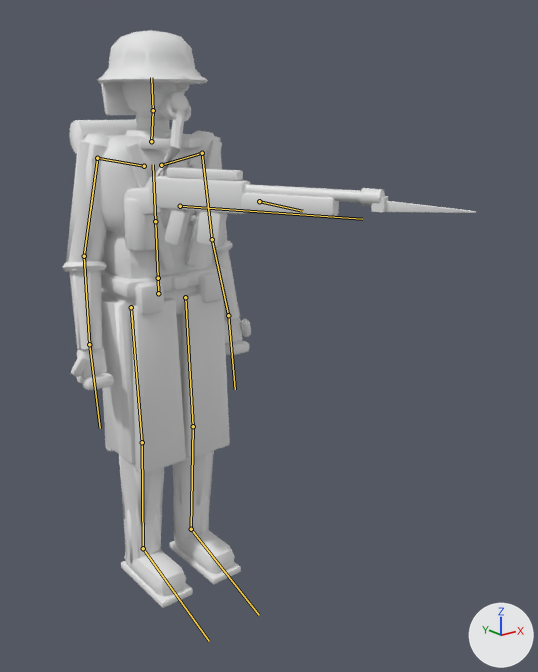
Two versions of the glTF model public/assets/units/krieg.glb, one commit apart.
Before and after are seen from a camera (50 mm lens) standing at (-1.17, -2.03, 1.57) and looking at (0.3, -0.19, 0.84). The axes (+X, +Y, +Z) are drawn at lower right. The lights are the same throughout. The picture after the commit comes second. The bones that change, and the others that lie on the model, are drawn over the model as lines. Objects named as collision shapes, trigger or cutter boxes, shadow casters or lower levels of detail are left out.

Names of what the first picture shows: 'krieg', 'krieg_lod1'.
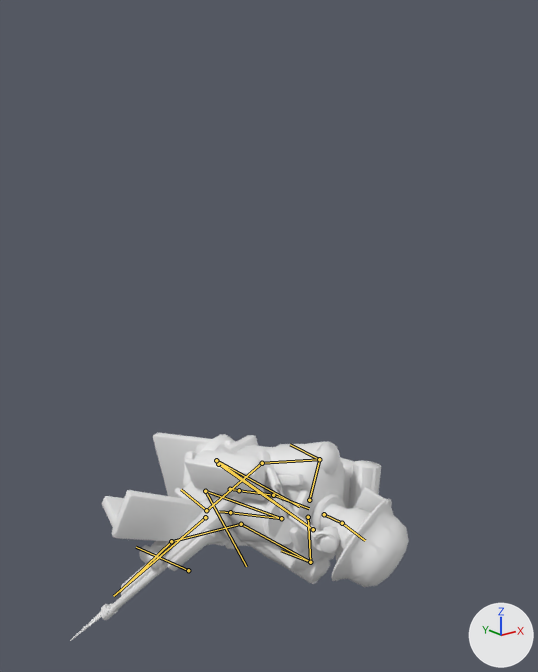
The newer file adds an action. The first version stands in its rest pose; the second is drawn at frame 35 of the action 'death_c'.

What the commit changed:
Bone 'hips' (bone_hips) moves from (0.0, 0.0, 0.0) to (0.3, -0.826, -0.05).
Bone 'hips' (bone_hips) turns from (0, 0, 0) to (79, -14, -85) degrees about its own x, y and z.
Bone 'chest' (bone_chest) turns from (0, 0, 0) to (3, -15, -10) degrees about its own x, y and z.
Bone 'upper_arm.L' (bone_upper_arm_l) turns from (0, 0, 0) to (-43, -52, 57) degrees about its own x, y and z.
Bone 'forearm.L' (bone_forearm_l) turns from (0, 0, 0) to (-24, 1, 3) degrees about its own x, y and z.
Bone 'hand.L' (bone_hand_l) turns from (0, 0, 0) to (49, 140, 75) degrees about its own x, y and z.
Bone 'upper_arm.R' (bone_upper_arm_r) turns from (0, 0, 0) to (-8, -24, -22) degrees about its own x, y and z.
Bone 'forearm.R' (bone_forearm_r) turns from (0, 0, 0) to (-51, -3, -6) degrees about its own x, y and z.
Bone 'hand.R' (bone_hand_r) turns from (0, 0, 0) to (107, 3, -105) degrees about its own x, y and z.
Bone 'head' (bone_head) turns from (0, 0, 0) to (-15, 0, -25) degrees about its own x, y and z.
Bone 'weapon' (bone_weapon) moves from (0.0, 0.0, 0.0) to (-0.157, 0.015, -0.2).
Bone 'weapon' (bone_weapon) turns from (0, 0, 0) to (-42, 17, 33) degrees about its own x, y and z.
Bone 'tasset.L' (bone_tasset_l) turns from (0, 0, 0) to (-66, 20, 29) degrees about its own x, y and z.
Bone 'tasset.R' (bone_tasset_r) turns from (0, 0, 0) to (74, 32, -12) degrees about its own x, y and z.
Bone 'thigh.L' (bone_thigh_l) turns from (0, 0, 0) to (-144, 53, 17) degrees about its own x, y and z.
Bone 'shin.L' (bone_shin_l) turns from (0, 0, 0) to (152, 0, 0) degrees about its own x, y and z.
Bone 'foot.L' (bone_foot_l) turns from (0, 0, 0) to (-67, -19, -80) degrees about its own x, y and z.
Bone 'thigh.R' (bone_thigh_r) turns from (0, 0, 0) to (179, 45, 29) degrees about its own x, y and z.
Bone 'shin.R' (bone_shin_r) turns from (0, 0, 0) to (138, 0, 0) degrees about its own x, y and z.
Bone 'foot.R' (bone_foot_r) turns from (0, 0, 0) to (-72, 38, -58) degrees about its own x, y and z.

Boxes [x1, y1, x2, y2] around the edits, measured in the pictures (538 x 672 px):
'krieg', posed (18% narrower, 64% shorter): before [64, 31, 476, 607]; after [70, 433, 408, 641]
'krieg_lod1', posed: before [62, 30, 420, 608]; after [95, 433, 409, 622]
bone 'hips', root to tip: before (158, 293) to (158, 278); after (230, 489) to (239, 490)
bone 'chest', root to tip: before (155, 221) to (153, 164); after (273, 495) to (309, 508)
bone 'upper_arm.L', root to tip: before (202, 153) to (212, 239); after (310, 562) to (241, 524)
bone 'forearm.L', root to tip: before (212, 239) to (228, 315); after (241, 524) to (171, 541)
bone 'hand.L', root to tip: before (228, 315) to (235, 389); after (171, 541) to (119, 591)
bone 'upper_arm.R', root to tip: before (97, 158) to (84, 256); after (319, 459) to (262, 463)
bone 'forearm.R', root to tip: before (84, 256) to (89, 344); after (262, 463) to (206, 510)
bone 'hand.R', root to tip: before (89, 344) to (100, 428); after (206, 510) to (181, 489)
bone 'head', root to tip: before (153, 110) to (151, 77); after (342, 523) to (365, 540)
bone 'weapon', root to tip: before (180, 206) to (362, 219); after (205, 517) to (113, 596)
bone 'tasset.L', root to tip: before (185, 297) to (186, 312); after (230, 512) to (219, 511)
bone 'tasset.R', root to tip: before (131, 307) to (132, 323); after (218, 464) to (225, 466)
bone 'thigh.L', root to tip: before (185, 297) to (193, 426); after (230, 512) to (281, 518)
bone 'shin.L', root to tip: before (193, 426) to (191, 529); after (281, 518) to (205, 491)
bone 'foot.L', root to tip: before (191, 529) to (259, 615); after (205, 491) to (246, 566)
bone 'thigh.R', root to tip: before (131, 307) to (142, 442); after (218, 464) to (313, 529)
bone 'shin.R', root to tip: before (142, 442) to (143, 548); after (313, 529) to (216, 460)
bone 'foot.R', root to tip: before (143, 548) to (209, 641); after (216, 460) to (299, 506)
